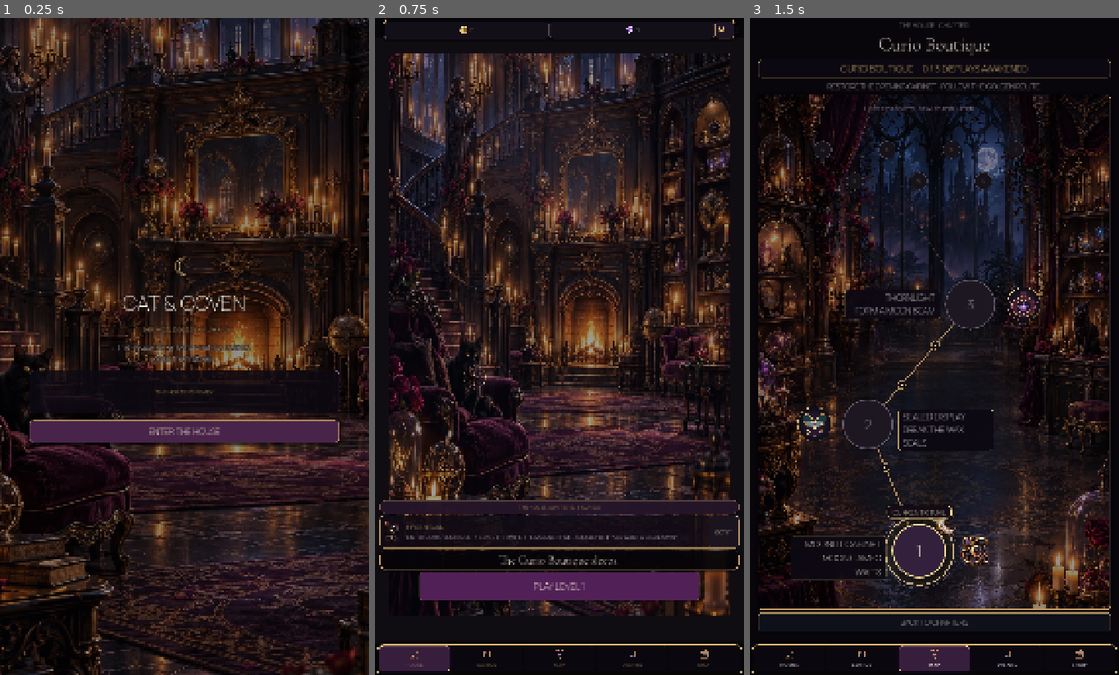
Above: before the commit, frames 1-3 (left to right).
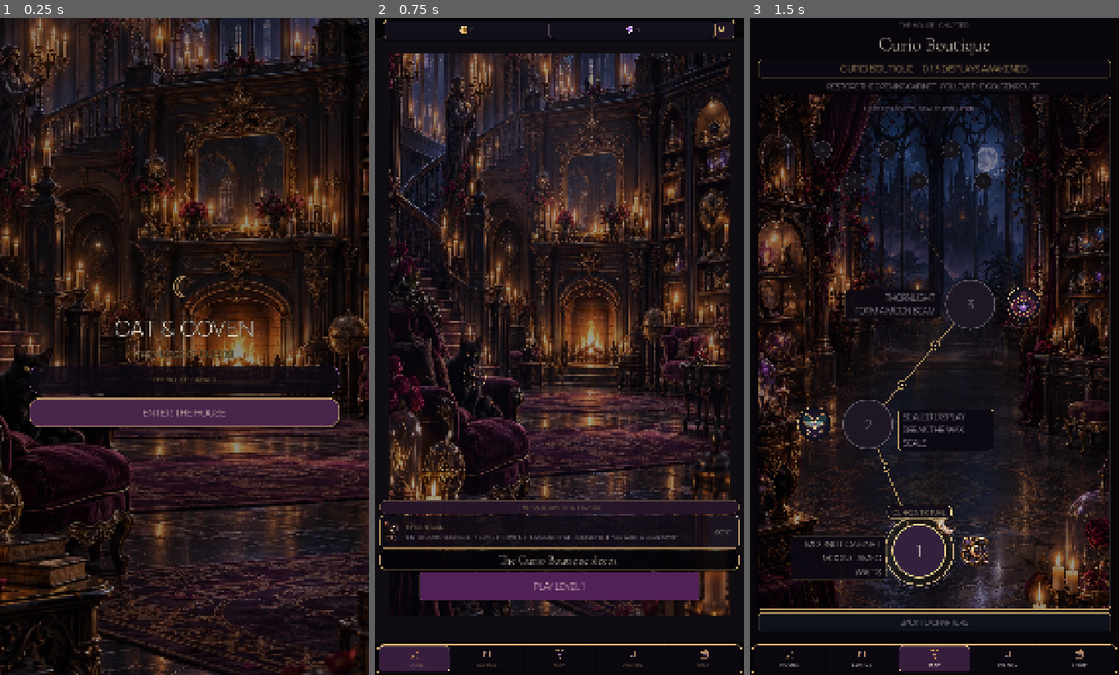
Above: after the commit, the same moments.

Repository: Jay-prodesign/akilta-match3
Game: Godot game, scene res://src/app/app_bootstrap.tscn
Same seed, same stepped clock (60 frames per second), same inputs: the game is played once before the commit and once after it.
Inputs:
- Up to frame 1 (0.25 s): no input
- Up to frame 2 (0.75 s): click "ENTER THE HOUSE" at 0.5 s
- Up to frame 3 (1.5 s): click "PLAY LEVEL 1" at 1.25 s

The runs differ from the first frame. In frame 1, 7.1% of the frame differs, in the area x 7-93%, y 36-66%; in frame 2, nothing differs; in frame 3, nothing differs.

Commit message:
Strengthen Splash North Star hierarchy

Diff:
--- a/src/ui/splash/splash_screen.tscn
+++ b/src/ui/splash/splash_screen.tscn
@@ -9,10 +9,10 @@
 border_width_right = 2
 border_width_bottom = 2
 border_color = Color(0.835, 0.678, 0.439, 1)
-corner_radius_top_left = 12
-corner_radius_top_right = 12
-corner_radius_bottom_right = 12
-corner_radius_bottom_left = 12
+corner_radius_top_left = 28
+corner_radius_top_right = 28
+corner_radius_bottom_right = 28
+corner_radius_bottom_left = 28
 shadow_color = Color(0, 0, 0, 0.65)
 shadow_size = 12
 
@@ -23,10 +23,10 @@
 border_width_right = 2
 border_width_bottom = 2
 border_color = Color(0.835, 0.678, 0.439, 1)
-corner_radius_top_left = 12
-corner_radius_top_right = 12
-corner_radius_bottom_right = 12
-corner_radius_bottom_left = 12
+corner_radius_top_left = 28
+corner_radius_top_right = 28
+corner_radius_bottom_right = 28
+corner_radius_bottom_left = 28
 shadow_color = Color(0, 0, 0, 0.65)
 shadow_size = 12
 
@@ -37,10 +37,10 @@
 border_width_right = 2
 border_width_bottom = 2
 border_color = Color(0.659, 0.545, 0.4, 0.72)
-corner_radius_top_left = 12
-corner_radius_top_right = 12
-corner_radius_bottom_right = 12
-corner_radius_bottom_left = 12
+corner_radius_top_left = 28
+corner_radius_top_right = 28
+corner_radius_bottom_right = 28
+corner_radius_bottom_left = 28
 
 [sub_resource type="StyleBoxFlat" id="BootPanel"]
 bg_color = Color(0.051, 0.035, 0.071, 0.82)
@@ -49,10 +49,10 @@
 border_width_right = 1
 border_width_bottom = 1
 border_color = Color(0.608, 0.435, 0.651, 0.58)
-corner_radius_top_left = 12
-corner_radius_top_right = 12
-corner_radius_bottom_right = 12
-corner_radius_bottom_left = 12
+corner_radius_top_left = 28
+corner_radius_top_right = 28
+corner_radius_bottom_right = 28
+corner_radius_bottom_left = 28
 content_margin_left = 18.0
 content_margin_top = 12.0
 content_margin_right = 18.0
@@ -91,18 +91,18 @@
 layout_mode = 1
 anchors_preset = 15
 anchor_left = 0.08
-anchor_top = 0.12
+anchor_top = 0.16
 anchor_right = 0.92
-anchor_bottom = 0.88
+anchor_bottom = 0.84
 grow_horizontal = 2
 grow_vertical = 2
-theme_override_constants/separation = 18
+theme_override_constants/separation = 13
 alignment = 1
 
 [node name="MoonMark" type="Label" parent="Layout"]
 layout_mode = 2
 theme_override_colors/font_color = Color(0.835, 0.678, 0.439, 1)
-theme_override_font_sizes/font_size = 72
+theme_override_font_sizes/font_size = 88
 text = "☾"
 horizontal_alignment = 1
 
@@ -111,7 +111,7 @@
 theme_override_colors/font_color = Color(0.985, 0.94, 0.86, 1)
 theme_override_colors/font_outline_color = Color(0.015, 0.01, 0.022, 0.98)
 theme_override_constants/outline_size = 7
-theme_override_font_sizes/font_size = 60
+theme_override_font_sizes/font_size = 68
 text = "CAT & COVEN"
 horizontal_alignment = 1
 
@@ -120,11 +120,12 @@
 theme_override_colors/font_color = Color(0.92, 0.78, 0.52, 1)
 theme_override_colors/font_outline_color = Color(0.015, 0.01, 0.022, 0.96)
 theme_override_constants/outline_size = 5
-theme_override_font_sizes/font_size = 26
+theme_override_font_sizes/font_size = 28
 text = "THE HOUSE OF CURIOS"
 horizontal_alignment = 1
 
 [node name="Story" type="Label" parent="Layout"]
+visible = false
 layout_mode = 2
 theme_override_colors/font_color = Color(0.94, 0.88, 0.86, 1)
 theme_override_colors/font_outline_color = Color(0.015, 0.01, 0.022, 0.98)
@@ -135,7 +136,7 @@
 autowrap_mode = 2
 
 [node name="BootState" type="PanelContainer" parent="Layout"]
-custom_minimum_size = Vector2(0, 128)
+custom_minimum_size = Vector2(0, 82)
 layout_mode = 2
 theme_override_styles/panel = SubResource("BootPanel")
 
@@ -149,7 +150,7 @@
 theme_override_colors/font_color = Color(0.835, 0.678, 0.439, 1)
 theme_override_colors/font_outline_color = Color(0.015, 0.01, 0.022, 0.96)
 theme_override_constants/outline_size = 4
-theme_override_font_sizes/font_size = 18
+theme_override_font_sizes/font_size = 20
 text = "WAKING THE HOUSE…"
 horizontal_alignment = 1
 
@@ -166,12 +167,12 @@
 autowrap_mode = 2
 
 [node name="Enter" type="Button" parent="Layout"]
-custom_minimum_size = Vector2(0, 68)
+custom_minimum_size = Vector2(0, 84)
 layout_mode = 2
 theme_override_colors/font_color = Color(0.957, 0.898, 0.788, 1)
 theme_override_colors/font_hover_color = Color(1, 0.945, 0.851, 1)
 theme_override_colors/font_disabled_color = Color(0.906, 0.824, 0.737, 1)
-theme_override_font_sizes/font_size = 25
+theme_override_font_sizes/font_size = 29
 theme_override_styles/normal = SubResource("EnterNormal")
 theme_override_styles/hover = SubResource("EnterHover")
 theme_override_styles/pressed = SubResource("EnterHover")
